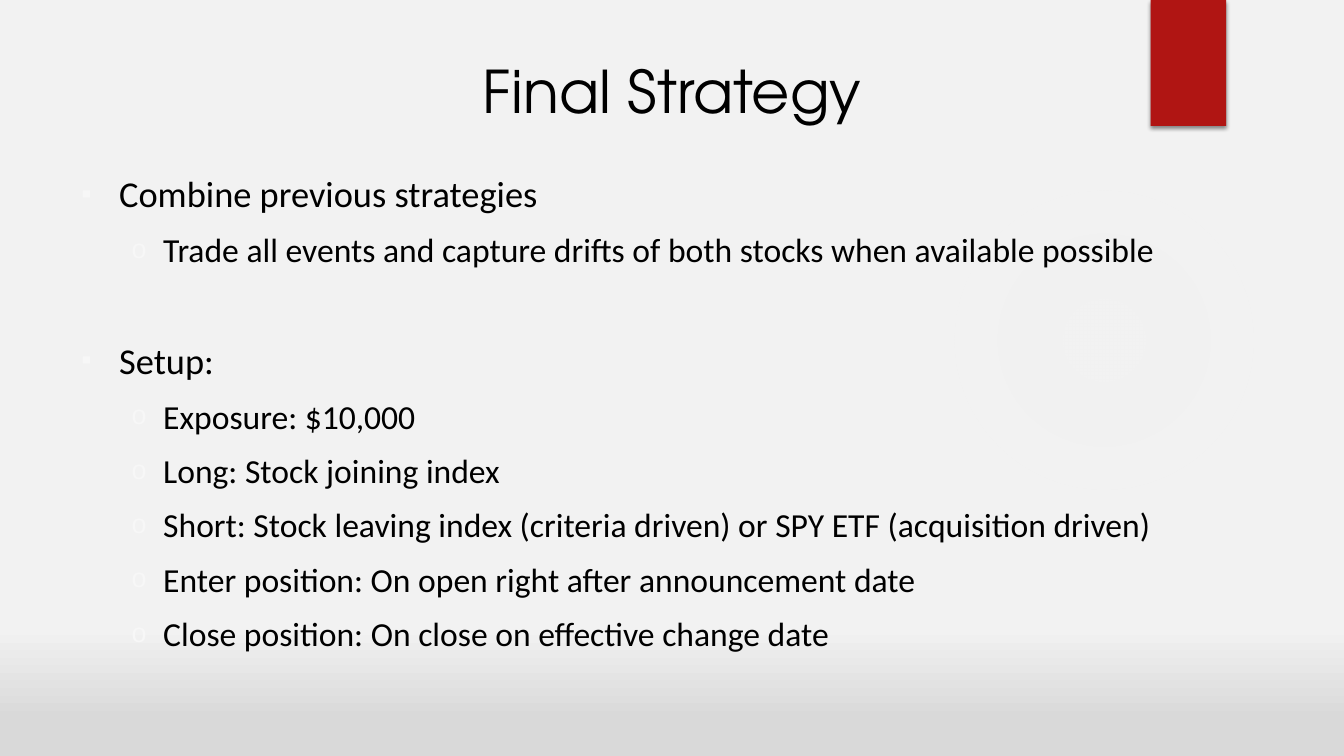
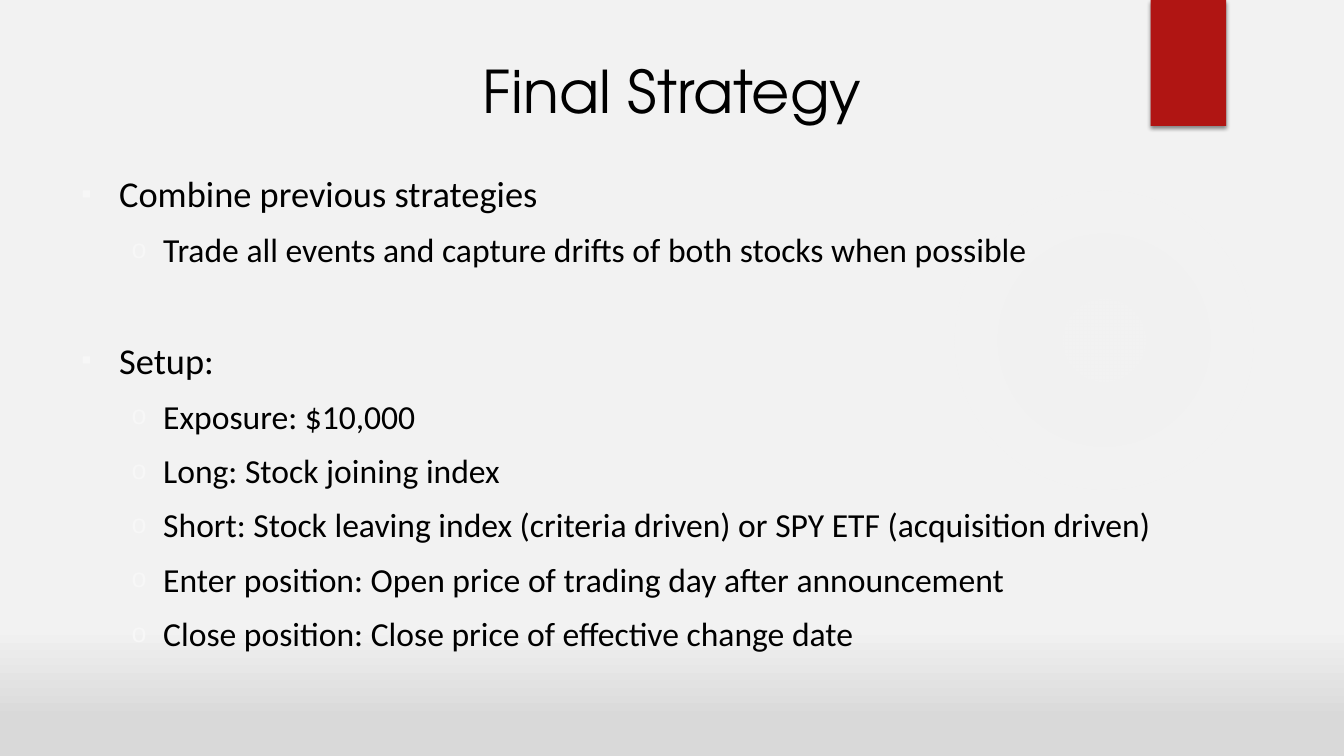
Before and after one commit to bspeice/experimental-finance, a slide deck: slide 22 of Final Project/SP500_Composition/EDF-Presentation.pptx (slide 15 before the commit). Drawn at 1344x756 pixels with LibreOffice and Linux fonts; fonts in the diff are those of the drawing; background and template pictures are left out. Boxes give left, top, right and bottom in pixels: in the first picture for what was removed or moved away, otherwise in the second. Text is boxed around its words. In the diff, an @@ line names an element or a change of style, - is before the commit and + after.

```diff
--- a/Final Project/SP500_Composition/EDF-Presentation.pptx
+++ b/Final Project/SP500_Composition/EDF-Presentation.pptx
@@ text at (163,238,1026,268): text changed @@
-  o Trade all events and capture drifts of both stocks when available possible
+  o Trade all events and capture drifts of both stocks when possible
@@ text at (163,568,1004,652): text changed @@
-  o Enter position: On open right after announcement date
-  o Close position: On close on effective change date
+  o Enter position: Open price of trading day after announcement
+  o Close position: Close price of effective change date
```
Also in this commit, not shown: 9 other slides changed, 1 slide added, 4 other files.
